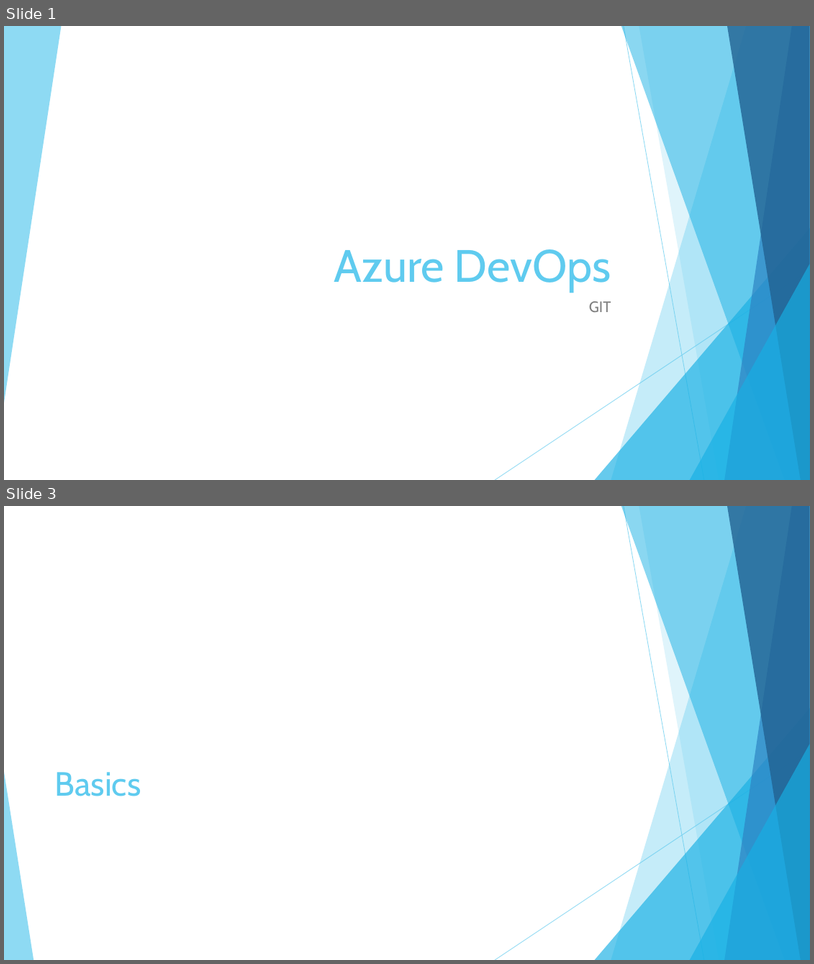
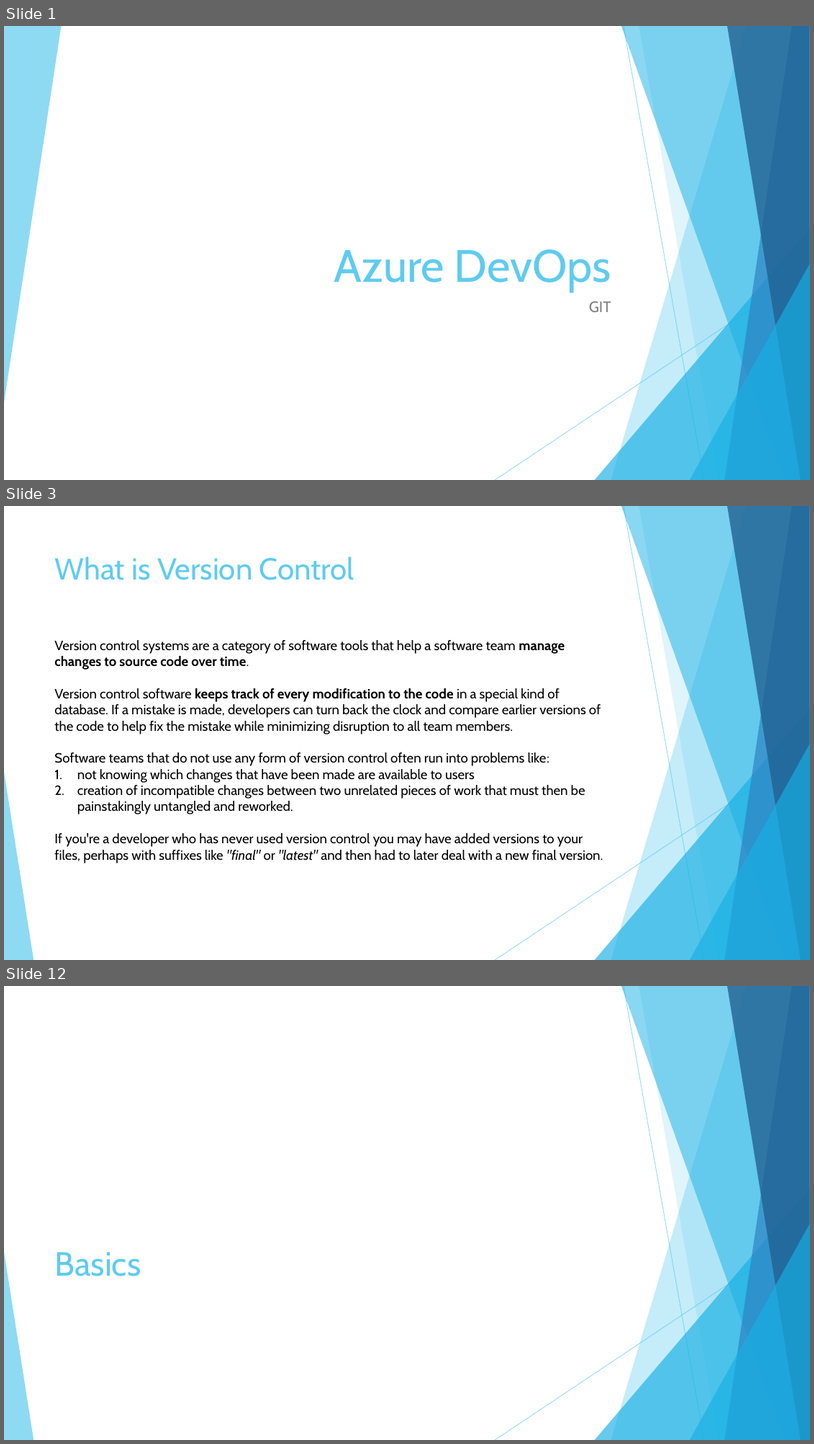
Before and after one commit to KarolinaUr/ProjSystBI, a slide deck: P02_GIT/ProjP1_02_GIT.pptx. Shown one above the other, each under a label of ours: slides 1 and 3 before the commit, slides 1, 3 and 12 after it; the slides between them are not shown. The pictures are 814x964 and 814x1444 pixels, drawn with LibreOffice and Linux fonts; fonts in the diff are those of the drawing. Boxes give left, top, right and bottom in pixels: in the first picture for what was removed or moved away, otherwise in the second. Text is boxed around its words. In the diff, an @@ line names an element or a change of style, - is before the commit and + after.

```diff
--- a/P02_GIT/ProjP1_02_GIT.pptx
+++ b/P02_GIT/ProjP1_02_GIT.pptx
@@ slide 3 added at (x1=4, y1=506, x2=810, y2=960), background #FFFFFF; not listed: 10 template elements that a slide beside it also shows @@
@@ title added at (x1=55, y1=556, x2=355, y2=580), 36 pt, text #5FCBEF @@
+What is Version Control
@@ text added at (x1=54, y1=640, x2=604, y2=863), 16 pt, text #000000 @@
+Version control systems are a category of software tools that help a software team manage changes to source code over time.
+Version control software keeps track of every modification to the code in a special kind of database. If a mistake is made, developers can turn back the clock and compare earlier versions of the code to help fix the mistake while minimizing disruption to all team members.
+Software teams that do not use any form of version control often run into problems like:
+1. not knowing which changes that have been made are available to users
+2. creation of incompatible changes between two unrelated pieces of work that must then be painstakingly untangled and reworked.
+If you're a developer who has never used version control you may have added versions to your files, perhaps with suffixes like "final" or "latest" and then had to later deal with a new final version.
@@ what was slide 3 is now slide 12 @@
```
Also in this commit, not shown: 8 slides changed, 14 other slides added, 5 slides removed.
